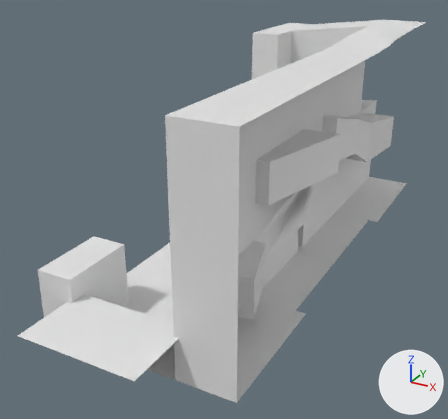
Two versions of the FBX model Assets/3D/Scene3DModels/ParkourArea.fbx, one commit apart.
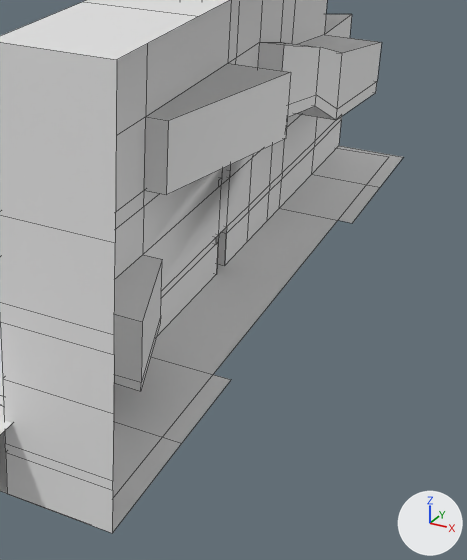
Old and new are each drawn whole from a 50 mm lens placed at (8.6, -19.8, 10.8), pointed at (-1.1, -2.1, 2.0) and again close up on the part from 38% to 99% of the width and 22% to 100% of the height. The axes (+X, +Y, +Z) are drawn at lower right. The lights are the same throughout. The close-ups show mesh edges as thin lines. Where no turn or scale is listed for an object, it has been applied to the vertices. Vertices at the same position are counted once.

The older version as bpy lines, for what is in view:
```python
me_cube_010 = bpy.data.meshes.new('Cube.010')
me_cube_010.from_pydata(...)  # 250 vertices, 198 faces; spans x -3.6..2.9, y -10.6..8.9, z 0.0..7.5
# before: 0 (1.0, -0.2, 0.0) at pixel (216, 273), 1 (1.0, -0.2, 0.9) at pixel (218, 234), 2 (1.0, 0.2, 0.0) at pixel (224, 265), 3 (1.0, 0.2, 0.9) at pixel (226, 226), 20 (1.0, 0.2, 0.8) at pixel (226, 233)
# before: 21 (1.0, -0.2, 0.8) at pixel (218, 241), 25 (1.0, -0.4, 0.9) at pixel (215, 237), 26 (1.0, -0.4, 0.8) at pixel (215, 244)
# before: 7 (1.0, 3.8, 0.0) at pixel (279, 208), 8 (2.9, 3.8, 0.0) at pixel (352, 223), 39 (1.0, 8.9, 0.0) at pixel (338, 145), 40 (2.9, 8.9, 0.0) at pixel (403, 157), 154 (1.0, 6.4, 0.0) at pixel (311, 174)
# before: 155 (2.9, 6.4, 0.0) at pixel (380, 187)
# before: 12 (1.0, -4.0, 0.0), 14 (2.9, -4.0, 0.0) at pixel (231, 379), 62 (1.0, -6.2, 0.0), 64 (2.9, -6.2, 0.0) at pixel (181, 443), 71 (1.0, -8.7, 0.0) at pixel (7, 493)
# before: 73 (2.9, -8.7, 0.0) at pixel (112, 533)
ob_sk_parkourenvironment = bpy.data.objects.new('SK_ParkourEnvironment', me_cube_010)
ob_sk_parkourenvironment.location = (0.0, 0.0, 0.0)
```
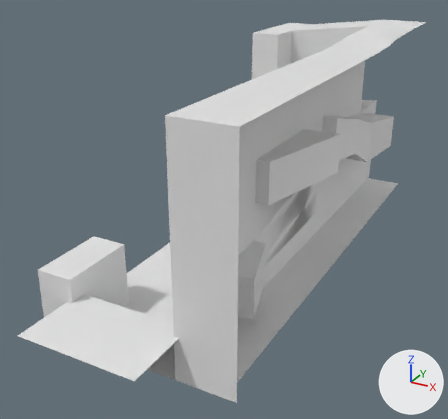
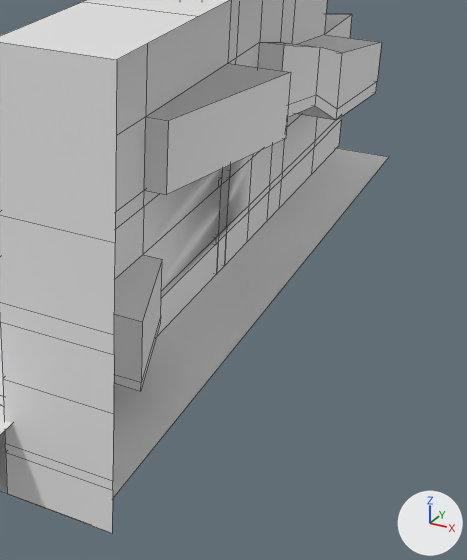
What differs and where, as boxes (x1, y1, x2, y2) in the close-ups (467 x 560 px):
'SK_ParkourEnvironment', reshaped: before (0, 0, 403, 533); after (0, 0, 389, 533)
part 1 of me_cube_010, built on: before (216, 235, 219, 244); after (217, 227, 227, 273)
part 2 of me_cube_010, deleted: before (337, 146, 403, 223)
part 3 of me_cube_010, deleted: before (112, 375, 230, 533)

The change, as a list of edits to the scene's bpy script:
```text
Change me_cube_010:
    where me_cube_010.from_pydata(...)  # 250 vertices, 198 faces; spans x -3.6..2.9, y -10.6..8.9, z 0.0..7.5
    used by ob_sk_parkourenvironment; location = (0.0, 0.0, 0.0)
    verts and faces of me_cube_010; kept vertices keep their numbers, new ones are numbered from 250
    me_cube_010 part 1
    add delete_faces([(1, 25, 26, 21)])
    add faces += [(1, 3, 20, 21), (0, 21, 20, 2)]
    me_cube_010 part 2
    add delete_vertices([8, 40, 155])  # with the faces that use them
    me_cube_010 part 3
    add delete_vertices([14, 64])  # with the faces that use them
```
